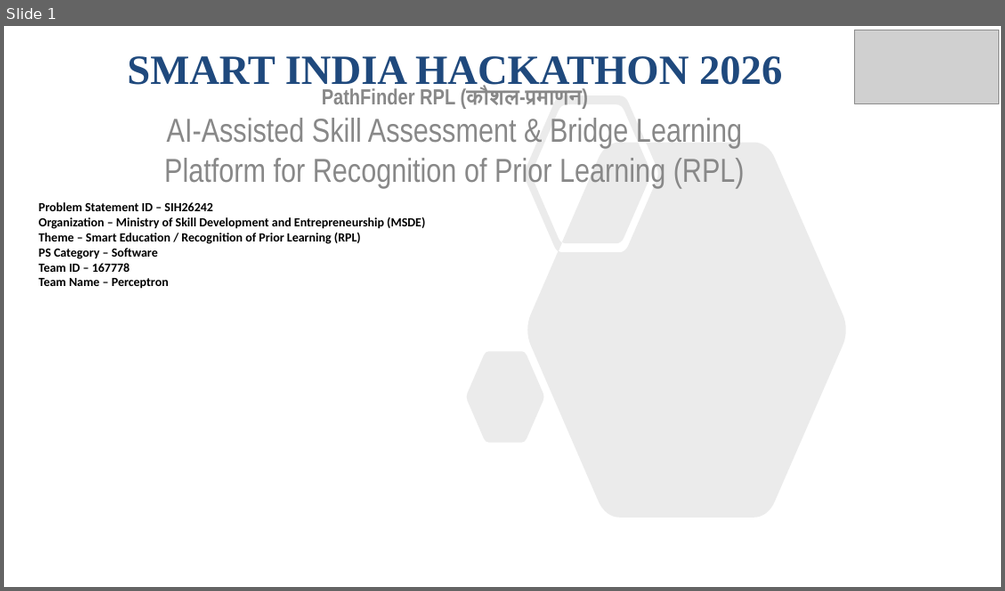
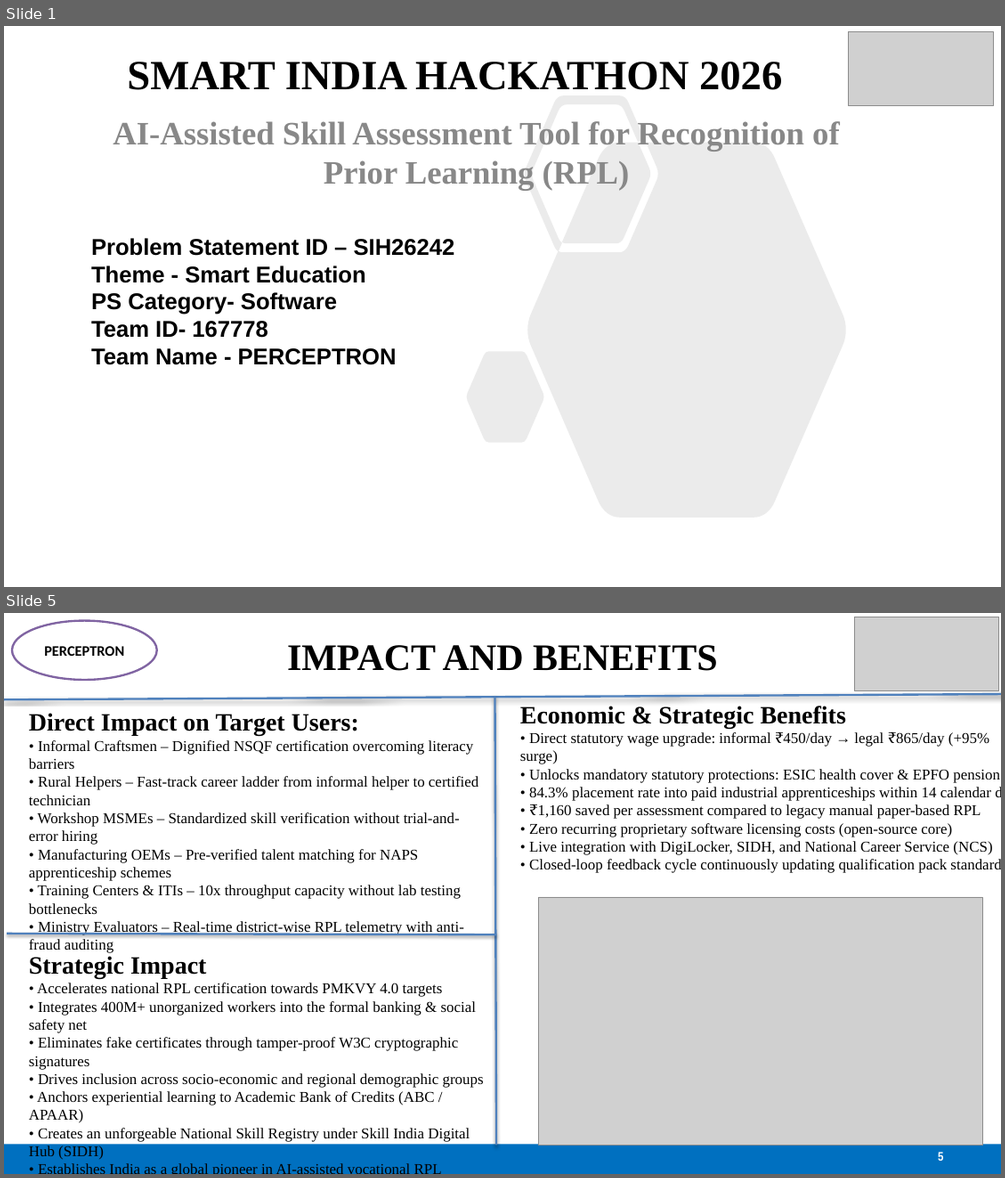
Before and after one commit to SabarishR08/SIH26242-AI-Skill-Assessment-RPL, a slide deck: SIH26242-PERCEPTRON-RPL-AI.pptx. Shown one above the other, each under a label of ours: slide 1 before the commit, slides 1 and 5 after it; the slides between them are not shown. The pictures are 1005x591 and 1005x1178 pixels, drawn with LibreOffice and Linux fonts; fonts in the diff are those of the drawing; grey boxes stand for pictures. Boxes give left, top, right and bottom in pixels: in the first picture for what was removed or moved away, otherwise in the second. Text is boxed around its words. In the diff, an @@ line names an element or a change of style, - is before the commit and + after.

Commit message:
docs(presentation): update SIH26242 deck with official master template styling and layouts

```diff
--- a/SIH26242-PERCEPTRON-RPL-AI.pptx
+++ b/SIH26242-PERCEPTRON-RPL-AI.pptx
@@ slide 5 added at [4,613,1001,1174], background #FFFFFF @@
@@ ellipse added at [12,620,157,680], fill #FFFFFF, outline #8064A2 2 pt, 14 pt, text #000000, bold @@
+PERCEPTRON
@@ picture added at [854,617,999,690] @@
@@ title added at [287,645,718,671], 36 pt, text #000000, bold @@
+IMPACT AND BENEFITS
@@ line added from (4, 699) to (1001, 694), #4F81BD 2 pt @@
@@ text added at [29,713,478,953], 14.5 pt, text #000000 @@
+Direct Impact on Target Users:
+• Informal Craftsmen – Dignified NSQF certification overcoming literacy barriers
+• Rural Helpers – Fast-track career ladder from informal helper to certified technician
+• Workshop MSMEs – Standardized skill verification without trial-and-error hiring
+• Manufacturing OEMs – Pre-verified talent matching for NAPS apprenticeship schemes
+• Training Centers & ITIs – 10x throughput capacity without lab testing bottlenecks
+• Ministry Evaluators – Real-time district-wise RPL telemetry with anti-fraud auditing
@@ line added from (495, 696) to (496, 1144), #4F81BD 2 pt @@
@@ text added at [520,706,1000,873], 14.5 pt, text #000000 @@
+Economic & Strategic Benefits
+• Direct statutory wage upgrade: informal ₹450/day → legal ₹865/day (+95% surge)
+• Unlocks mandatory statutory protections: ESIC health cover & EPFO pension
+• 84.3% placement rate into paid industrial apprenticeships within 14 calendar days
+• ₹1,160 saved per assessment compared to legacy manual paper-based RPL
+• Zero recurring proprietary software licensing costs (open-source core)
+• Live integration with DigiLocker, SIDH, and National Career Service (NCS)
+• Closed-loop feedback cycle continuously updating qualification pack standards
@@ picture added at [539,897,983,1144] @@
@@ line added from (7, 933) to (496, 934), #4F81BD 2 pt @@
@@ text added at [29,956,484,1142], 14.5 pt, text #000000 @@
+Strategic Impact
+• Accelerates national RPL certification towards PMKVY 4.0 targets
+• Integrates 400M+ unorganized workers into the formal banking & social safety net
+• Eliminates fake certificates through tamper-proof W3C cryptographic signatures
+• Drives inclusion across socio-economic and regional demographic groups
+• Anchors experiential learning to Academic Bank of Credits (ABC / APAAR)
+• Creates an unforgeable National Skill Registry under Skill India Digital Hub (SIDH)
+• Establishes India as a global pioneer in AI-assisted vocational RPL assessment
@@ rectangle added at [4,1144,1001,1174], fill #0070C0 @@
@@ page number added at [938,1151,943,1164], 12 pt, text #FFFFFF, bold @@
+5
@@ slide 1 changed as well @@
@@ title "SMART INDIA HACKATHON 2026" at [127,62,782,90]: text colour #1F497D to #000000 @@
@@ picture: place and size @@
-picture at [854,30,999,103]
+picture at [849,32,994,106]
@@ subtitle at [113,121,840,191]: text changed; size 32 to 31.5 pt; font Arial Narrow to Times New Roman; bold on @@
-PathFinder RPL (कौशल-प्रमाणन)
-AI-Assisted Skill Assessment & Bridge Learning Platform for Recognition of Prior Learning (RPL)
+AI-Assisted Skill Assessment Tool for Recognition of Prior Learning (RPL)
@@ text "Problem Statement ID – SIH26242": place and size @@
-text "Problem Statement ID – SIH26242" at [39,202,425,289]
+text "Problem Statement ID – SIH26242" at [91,238,455,365]
@@ text at [91,238,455,256]: size 12 to 22 pt, font Calibri to Arial in "Problem Statement ID – SIH26242" @@
@@ text at [91,265,396,365]: text changed; size 12 to 22 pt; font Calibri to Arial @@
-Organization – Ministry of Skill Development and Entrepreneurship (MSDE)
-Theme – Smart Education / Recognition of Prior Learning (RPL)
-PS Category – Software
-Team ID – 167778
-Team Name – Perceptron
+Theme - Smart Education
+PS Category- Software
+Team ID- 167778
+Team Name - PERCEPTRON
```
Also in this commit, not shown: 4 other slides added, 5 slides removed.
